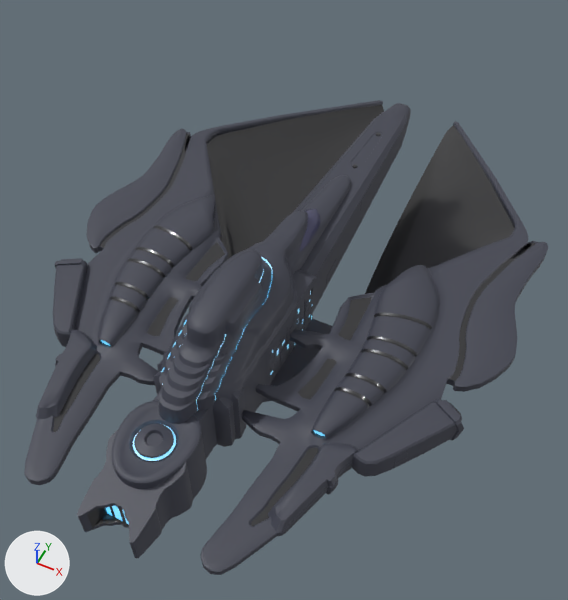
An edit to the FBX model Assets/StarfalGalaxy/3D Models/Corvettes/SK_Corvette_B.fbx, drawn before and after from the same camera.
One viewpoint serves both versions: a camera (50 mm lens) standing at (4.44, -9.84, 10.37) and looking at (0.0, -0.94, -0.75). The axes (+X, +Y, +Z) are drawn at lower left. The lights are the same throughout. Where no turn or scale is listed for an object, it has been applied to the vertices. Vertices at the same position are counted once.

In view in the first picture: 'SK_Ship_B_Body', 'SK_Ship_B_LW', 'SK_Ship_B_RW', 'SM_Ship_B_Nose'.
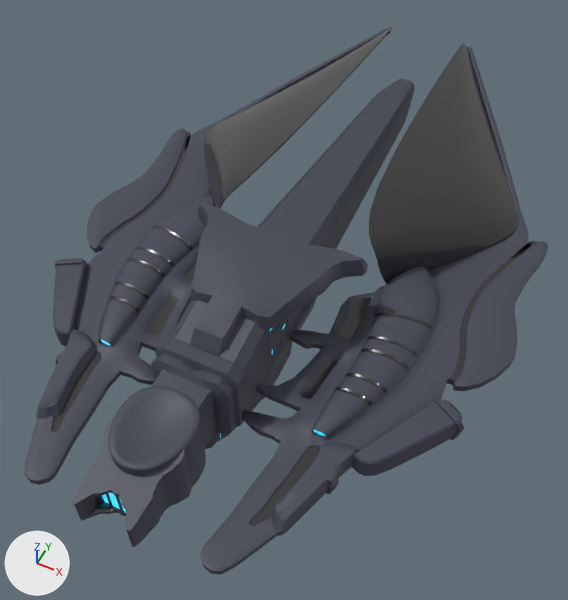
The newer file is also turned or shifted as a whole; pictures and numbers use the older file's frame.

Edits to the bpy script that builds the scene:
```text
Add mat_m_ionblast:
    mat_m_ionblast = principled_material('M_IonBlast')
    mat_m_ionblast.base_color = (0.29, 1.0, 0.992)  # cyan #93fffe
    mat_m_ionblast.roughness = 0.6
    mat_m_ionblast.subsurface_weight = 0.77
    mat_m_ionblast.subsurface_scale = 1.0
    mat_m_ionblast.emission_color = (0.0, 0.541, 1.0)  # cyan #00c2ff
    mat_m_ionblast.emission_strength = 1.0
Change me_mesh:
    where me_mesh.from_pydata(...)  # 3616 vertices, 6992 faces; spans x -3.59..0.02, y -3.62..9.24, z -1.4..0.34
    used by ob_sk_ship_b_lw; location = (-0.7, -2.7, -0.22)
    me_mesh part 4: the whole mesh is turned -180 degrees about the y axis through its middle, then moved by (4.96, 0.0, 1.07)
    remove me_mesh.materials.append(mat_04___default)  # white #f6fff8
    add me_mesh.materials.append(mat_m_ionblast)  # cyan #93fffe
Change me_mesh_003:
    used by ob_sk_ship_b_body; location = (0.0, -3.77, 0.15); scale = (0.01, 0.01, 0.01)
    remove me_mesh_003.from_pydata(...)  # 4607 vertices, 8314 faces; spans x -161.0..161.0, y -277.0..277.0, z -147.0..147.0
    add me_mesh_003.from_pydata(...)  # 4609 vertices, 8314 faces; spans x -161.0..161.0, y -276.0..279.0, z -177.0..116.0
    me_mesh_003 part 1: 119 loose pieces with 920 vertices, spanning x -64.0..64.0, y 100.0..277.0, z -104.0..-6.0, are deleted
    me_mesh_003 part 2: 8 vertices moved within x -64.0..64.0, y 108.0..268.0, z -29.0..-3.0; 3668 vertices removed from x -161.0..161.0, y -277.0..277.0, z -147.0..147.0; 4590 vertices added at x -161.0..161.0, y -276.0..279.0, z -177.0..116.0
    remove me_mesh_003.materials.append(mat_04___default)  # white #f6fff8
    add me_mesh_003.materials.append(mat_m_ionblast)  # cyan #93fffe
Change me_mesh_002:
    where me_mesh_002.from_pydata(...)  # 3616 vertices, 6992 faces; spans x -0.02..3.59, y -3.62..9.24, z -1.4..0.34
    used by ob_sk_ship_b_rw; location = (0.7, -2.7, -0.22)
    me_mesh_002 part 3: the whole mesh is turned -180 degrees about the y axis through its middle, then moved by (-4.96, 0.0, 1.07)
    remove me_mesh_002.materials.append(mat_04___default)  # white #f6fff8
    add me_mesh_002.materials.append(mat_m_ionblast)  # cyan #93fffe
Add me_mesh_001_1:
    me_mesh_001_1.from_pydata(...)  # 761 vertices, 1444 faces; spans x -0.61..0.61, y 0.0..6.27, z -1.31..0.61
    # faces by material slot: [1088, 116, 240]
    me_mesh_001_1.materials.append(mat_16___matte_plastic)  # dark blue #424551
    me_mesh_001_1.materials.append(mat_05___default)  # blue #4f4f7d
    me_mesh_001_1.materials.append(mat_02___default)  # black #1c1c20
Remove ob_sm_ship_b_nose:
    ob_sm_ship_b_nose = bpy.data.objects.new('SM_Ship_B_Nose', me_mesh_001)
    ob_sm_ship_b_nose.location = (0.0, -1.0, -0.32)
Add ob_sk_ship_b_nose:
    ob_sk_ship_b_nose = bpy.data.objects.new('SK_Ship_B_Nose', me_mesh_001_1)
    ob_sk_ship_b_nose.location = (0.0, -0.99, 0.32)
```

Location of each change, (x1, y1, x2, y2) in pixels of the pictures (568 x 600 px; the box of a moved part takes in the faces that stretch with it):
'SK_Ship_B_LW', mesh turned
    before: (24, 100, 384, 485)
    after: (201, 44, 549, 575)
'SK_Ship_B_RW', mesh turned
    before: (201, 121, 548, 575)
    after: (24, 27, 392, 485)
'SK_Ship_B_Body', reshaped
    before: (77, 233, 332, 558)
    after: (73, 203, 368, 547)
'SK_Ship_B_Nose', added
    after: (257, 79, 414, 249)
'SM_Ship_B_Nose', deleted
    before: (272, 103, 411, 314)
    faces in mat_16___matte_plastic (dark blue #424551): (272, 103, 411, 314)
    faces in mat_05___default (blue #4f4f7d): (300, 209, 320, 251)
part 1 of me_mesh_003, deleted
    before: (270, 287, 314, 381)
part 2 of me_mesh_003, moved or reshaped
    before: (77, 233, 332, 558)
    after: (73, 204, 368, 547)
